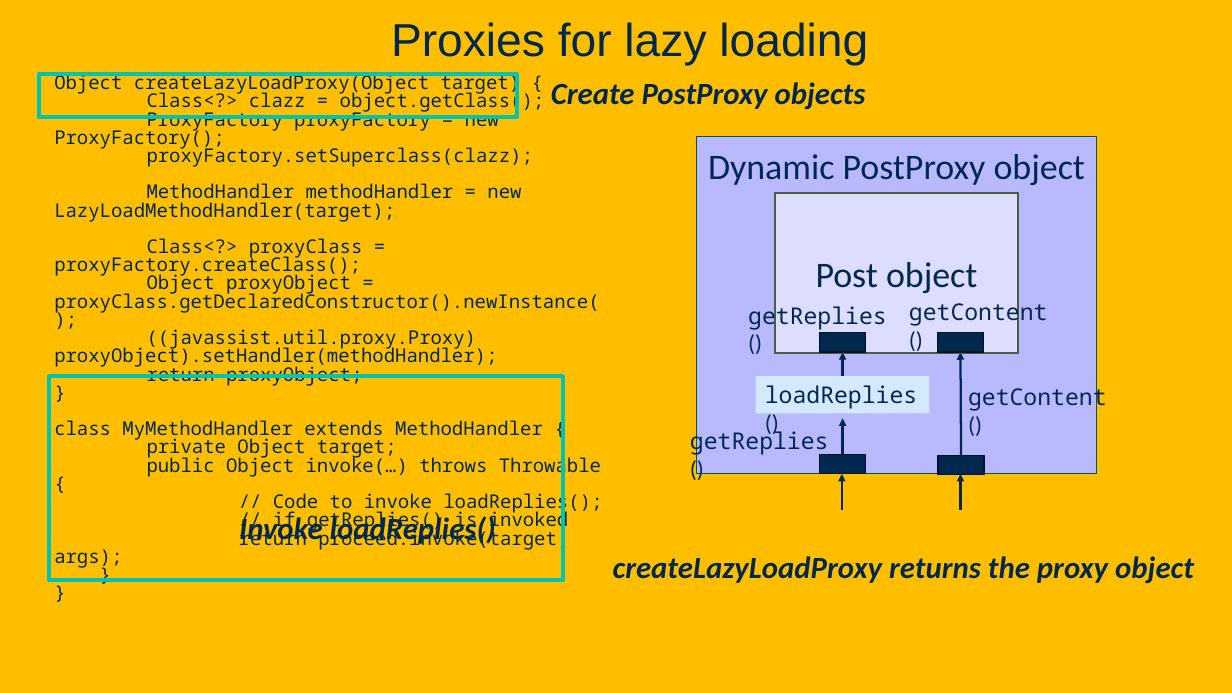
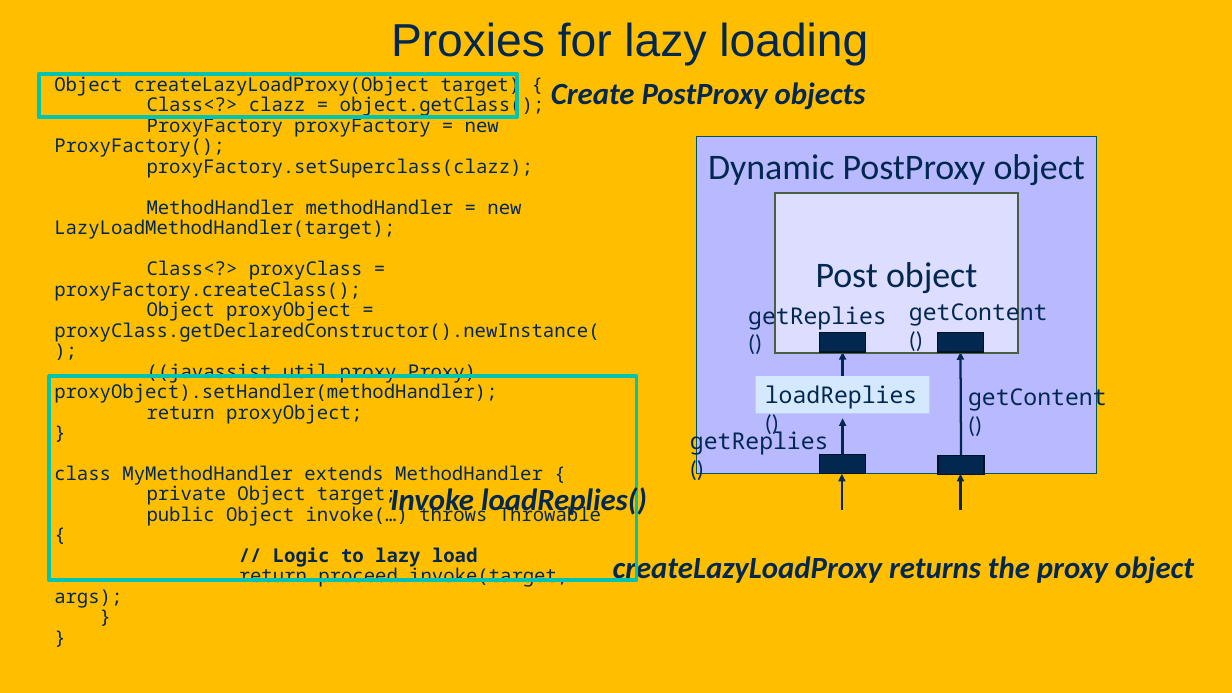
Before and after one commit to davsec-teaching/ECS_160, a slide deck: slide 109 of slides/Reflection.pptx (slide 114 before the commit). Drawn at 1232x693 pixels with LibreOffice and Linux fonts; fonts in the diff are those of the drawing; background and template pictures are left out. Boxes give left, top, right and bottom in pixels: in the first picture for what was removed or moved away, otherwise in the second. Text is boxed around its words. In the diff, an @@ line names an element or a change of style, - is before the commit and + after.

```diff
--- a/slides/Reflection.pptx
+++ b/slides/Reflection.pptx
@@ text at [54, 73, 601, 587]: line spacing 0.8 to 0.9 @@
@@ rectangle: place and size @@
-rectangle at [49, 376, 563, 580]
+rectangle at [49, 376, 637, 580]
@@ text "Invoke loadReplies()": place and size @@
-text "Invoke loadReplies()" at [239, 513, 496, 547]
+text "Invoke loadReplies()" at [390, 484, 647, 518]
@@ text at [273, 547, 477, 568]: text changed; bold on @@
-// Code to invoke loadReplies();
-// if getReplies() is invoked
+// Logic to lazy load
```
Also in this commit, not shown: 1 other slide changed, 5 slides removed, 1 other file.
